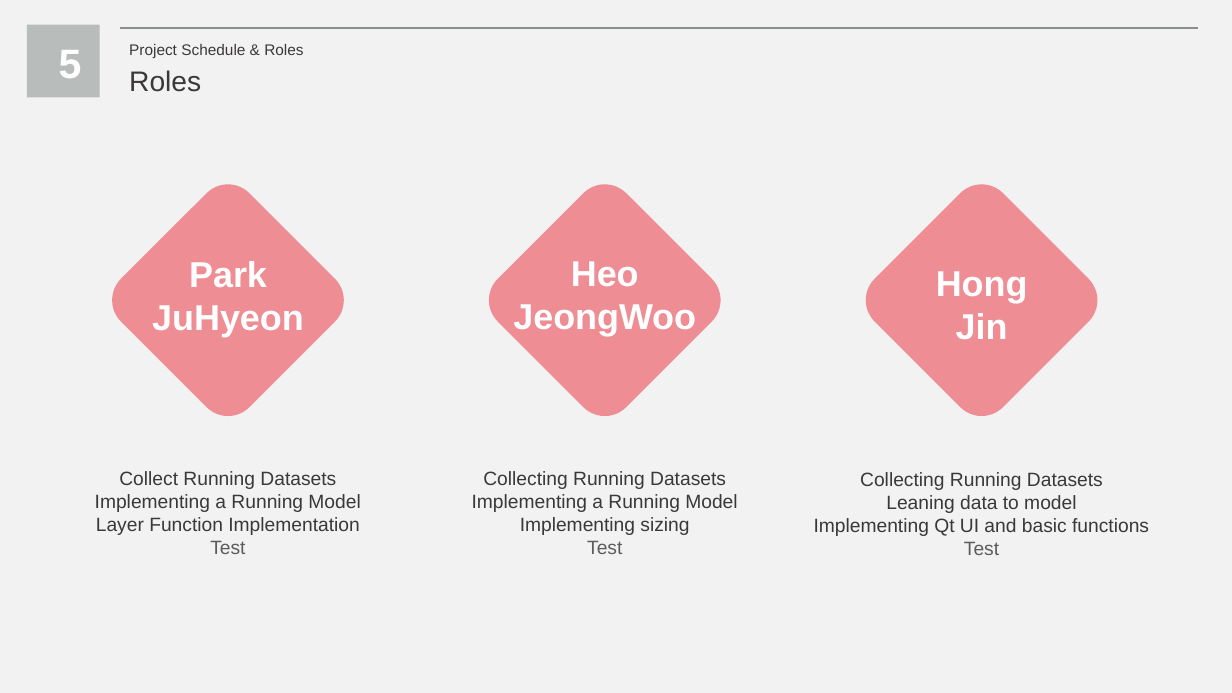
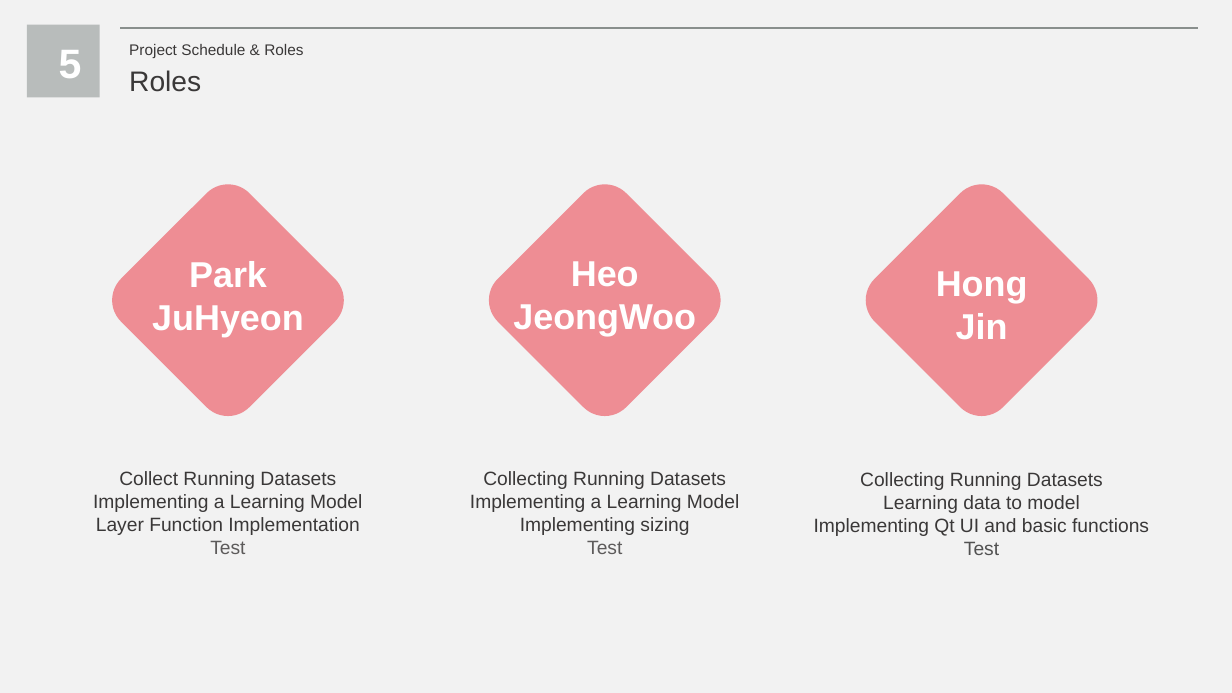
Before and after one commit to smoothie316/Docs, a slide deck: slide 18 of Weekly Presentation/Capstone Design 2nd Presentation.pptx. Drawn at 1232x693 pixels with LibreOffice and Linux fonts; fonts in the diff are those of the drawing. Boxes give left, top, right and bottom in pixels: in the first picture for what was removed or moved away, otherwise in the second. Text is boxed around its words. In the diff, an @@ line names an element or a change of style, - is before the commit and + after.

```diff
--- a/Weekly Presentation/Capstone Design 2nd Presentation.pptx
+++ b/Weekly Presentation/Capstone Design 2nd Presentation.pptx
@@ text at <box>93,494,362,512</box>: text changed @@
-Implementing a Running Model
+Implementing a Learning Model
@@ text at <box>470,494,739,512</box>: text changed @@
-Implementing a Running Model
+Implementing a Learning Model
@@ text at <box>883,495,1079,513</box>: text changed @@
-Leaning data to model
+Learning data to model
```
Also in this commit, not shown: 1 other file.
